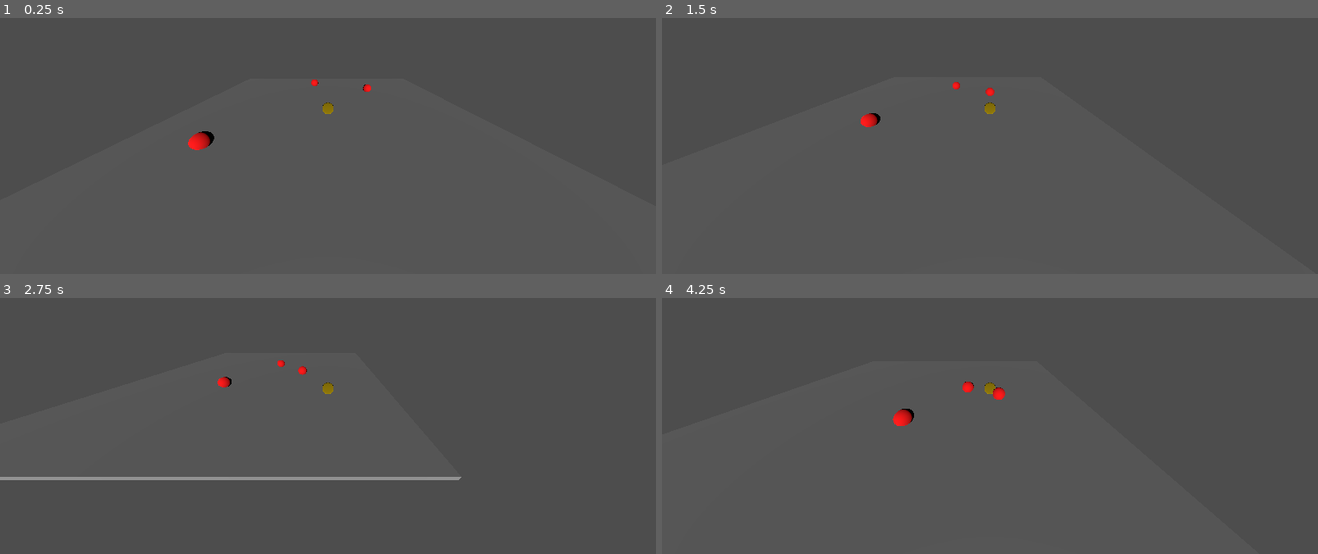
Above: before the commit, frames 1-4 (two rows, left to right).
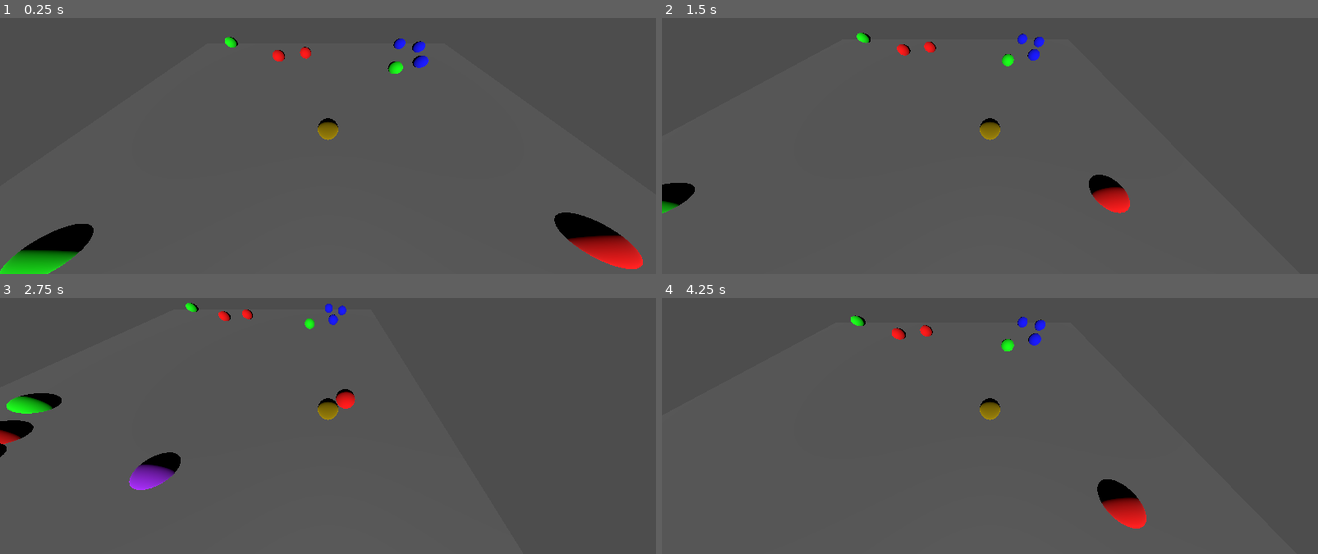
Above: after the commit, the same moments.

Repository: Jontruiz1/CircleGuy2.0
Game: Godot game, scene res://Main.tscn
Two runs of this game, one before a commit and one after it. Both use one fixed random seed, a clock stepped at 60 frames per second and the inputs below.
Inputs:
- Up to frame 1 (0.25 s): no input
- Up to frame 2 (1.5 s): hold D (move_right) 0.53-1.28 s; hold S (move_down) from 1.28 s (still down)
- Up to frame 3 (2.75 s): release S (move_down) at 2.03 s; hold D (move_right) from 2.03 s (still down)
- Up to frame 4 (4.25 s): release D (move_right) at 2.78 s; hold W (move_up) 2.78-3.53 s; hold A (move_left) from 3.53 s (still down); tap Escape (pause) at 4.15 s

The runs differ from the first frame. In frame 1, 4.1% of the frame differs, in the area x 0-98%, y 7-100%; in frame 2, 1.9%; in frame 3, 3.4%; in frame 4, 2.0%.
Error after the commit: Parse Error: Invalid argument for "connect()" function: argument 2 should be "Callable" but is "res://Bullet.gd". (res://Bullet.gd:14)

Commit message:
Moves camera around

Diff:
--- a/Test/Bullet.gd
+++ b/Test/Bullet.gd
@@ -3,21 +3,28 @@
 var shoot_direction
 var speed
 var damage
-
+var t = Timer.new()
 func init(playerpos, shoot_input, spd, dmg):
 	shoot_direction = (transform.basis * Vector3(shoot_input.x, 0, shoot_input.y)).normalized()
 	damage = dmg
 	speed = spd;
 	self.position =  Vector3(playerpos.x + shoot_input.x, playerpos.y, playerpos.z + shoot_input.y)
-	self.rotation = (transform.basis * Vector3(shoot_input.x, 0, shoot_input.y)).normalized()
+	#self.rotation = (transform.basis * Vector3(shoot_input.x, 0, shoot_input.y)).normalized()
+	t.set_one_shot(true)
+	t.connect("timeout", self, "queue_free")
+	t.set_wait_time(5)
+	add_child(t)
+	t.start()
 
 func _physics_process(delta):
 	var collideCount = get_slide_collision_count()
+	self.position = Vector3(self.position.x + (delta * shoot_direction.x) * speed , self.position.y + (delta*shoot_direction.y) * speed, self.position.z + (delta * shoot_direction.z) * speed)
+	move_and_slide()
+"""
 	if collideCount:
 		var collision = get_slide_collision(collideCount-1)
-		self.queue_free()
-		var obj = collision.get_collider(0)
-		obj.health -= 1
-
-	self.position = Vector3(self.position.x + (delta * shoot_direction.x) * speed , self.position.y + (delta*shoot_direction.y) * speed, self.position.z + (delta * shoot_direction.z) * speed)
-	move_and_slide()
+		if(self.get_rid() != collision.get_collider_rid()):
+			var obj = collision.get_collider(0)
+			self.queue_free()
+			obj.health -= self.damage
+"""
--- a/Test/Camera3D.gd
+++ b/Test/Camera3D.gd
@@ -6,4 +6,4 @@
 
 # Called every frame. 'delta' is the elapsed time since the previous frame.
 func _process(delta):
-	self.position = Vector3(player.position.x, 6, player.position.z+8)
+	self.position = Vector3(player.position.x, 6, player.position.z+2)
--- a/Test/Enemy.gd
+++ b/Test/Enemy.gd
@@ -24,14 +24,28 @@
 
 	match colorMatches[type]:
 		&"Purple":
-			shoot_cooldown.wait_time = 1
-			print("help")
+			shoot_cooldown.wait_time = 2
+		&"Black":
+			shoot_cooldown.wait_time = .5
+	shoot_cooldown.one_shot = true
+	add_child(shoot_cooldown)
 
+# process the shooting if possible
+func shoot():
+	if can_shoot and shoot_cooldown.is_stopped():
+		var bullet = preload("res://Bullet.tscn").instantiate()
+
+		var tempFix = (Vector2(target.position.x - self.position.x, target.position.z - self.position.z)).normalized()
+
+		# pllace the bullet at the correct starting position
+		bullet.init(self.position, tempFix, 3, damage-2)
+		get_tree().get_root().add_child(bullet)
+		shoot_cooldown.start()
 
 func _physics_process(delta):
-	if health == 0:
+	if health <= 0:
 		get_tree().get_root().get_node("GameManager").enemyCount -= 1
 		self.queue_free()
-	if can_shoot and shoot_cooldown.is_stopped():
-		print("yes")
+
+	shoot()
 	self.position = self.position.move_toward(target.position, delta * speed)
--- a/Test/Main.gd
+++ b/Test/Main.gd
@@ -2,15 +2,15 @@
 
 # health, speed, damage, shoot
 var enemyTypes = {
-	Color.RED : [2, 2, 2, false],
-	Color.BLUE : [3, 3, 3, false],
-	Color.GREEN : [2, 4, 2, false],
+	Color.RED : [2, 0, 2, false],
+	Color.BLUE : [3, 0, 3, false],
+	Color.GREEN : [2, 0, 2, false],
 	Color.PURPLE : [4, 1, 4, true],
 	Color.BLACK : [6, 0, 3, true]
 }
 var enemyColors = [Color.RED, Color.BLUE, Color.GREEN, Color.PURPLE, Color.BLACK]
 var powerUps = []
-var wave = 1
+var wave = 4
 var enemyCount = 0
 var player
 var rng
@@ -26,15 +26,13 @@
 func spawnWave():
 	for n in range(wave*3):
 		var enemyVariety
-		if wave >= enemyColors.size():
-			enemyVariety = rng.randf_range(0, enemyColors.size())
-		else:
-			enemyVariety = rng.randf_range(0, wave)
+		if wave >= enemyColors.size(): enemyVariety = rng.randf_range(0, enemyColors.size()-1)
+		else: enemyVariety = rng.randf_range(0, wave)
 
 		var enemy_x = rng.randf_range(-12, 12)
 		var enemy_z = rng.randf_range(-9, 9)
 
-		while(pow((enemy_x - player.position.x), 2) + pow((enemy_z - player.position.z), 2) < pow(6, 2)):
+		while(pow((enemy_x - player.position.x), 2) + pow((enemy_z - player.position.z), 2) < pow(7, 2)):
 			enemy_x = rng.randf_range(-12, 12)
 			enemy_z = rng.randf_range(-9, 9)
 
@@ -48,7 +46,6 @@
 func _input(event):
 	if event.is_action_pressed("pause"):
 		get_tree().paused = not get_tree().paused
-		print('help')
 
 func _process(delta):
 	if(enemyCount == 0):
--- a/Test/Main.tscn
+++ b/Test/Main.tscn
@@ -30,7 +30,7 @@
 transform = Transform3D(1, 0, 0, 0, 1, 0, 0, 0, 1, 0, 0.923919, 0)
 
 [node name="Camera3D" type="Camera3D" parent="."]
-transform = Transform3D(1, 0, 0, 0, 0.912163, 0.409828, 0, -0.409828, 0.912163, 0, 8.42707, 9.745)
+transform = Transform3D(1, 0, 0, 0, 0.644377, 0.764708, 0, -0.764708, 0.644377, 0, 8.42707, 9.745)
 fov = 118.782
 script = ExtResource("2_5dnh2")
 
--- a/Test/Player.gd
+++ b/Test/Player.gd
@@ -55,10 +55,11 @@
 
 func process_collision():
 	var collideCount = get_slide_collision_count()
-	print( collideCount)
+
+	"print( collideCount)
 	for i in range(collideCount):
 		print(get_slide_collision(i).get_collider().to_string())
-	print('\n')
+	print('\n')"
 
 func _physics_process(delta):
 	process_collision()
